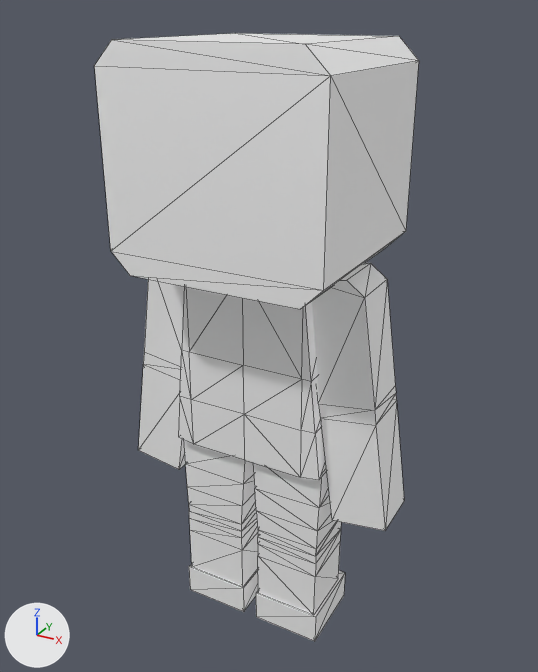
One commit to the glTF model output/pawn/0/Pawn_0.glb: the scene before it, then after it.
Rendered twice from a 50 mm camera at (1.1, -1.97, 2.09) aimed at (0.04, -0.05, 1.12). Every picture has the same lights, and +X, +Y and +Z are marked at lower left. Mesh edges are drawn as thin lines. Where no turn or scale is listed for an object, it has been applied to the vertices.

In view in the first picture: 'M_0000_body', 'M_0000_hair'.
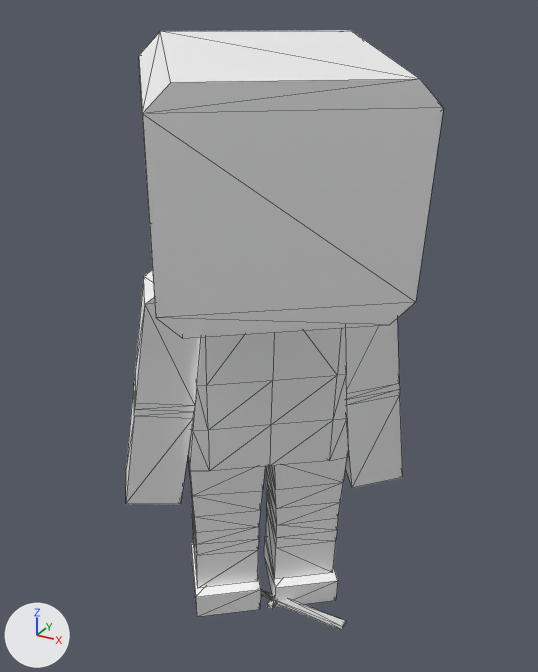
What the commit changed:
Mesh me_mesh_003 is new.
It consists of a box spanning x -0.14..0.14, y -0.017..0.017, z -0.015..-0.001; a box spanning x -0.157..-0.133, y -0.051..0.051, z -0.017..0.001; a box spanning x -0.233..-0.151, y -0.011..0.011, z -0.012..-0.003.
Object 'M_0000_hair' (ob_m_0000_hair) moves from (0.0, 0.0, 0.668) to (0.0, 0.0, 0.652).
Object 'M_0000_hair' (ob_m_0000_hair) turns from (0, 0, 90) to (0, 8, -52) degrees about x, y and z.
Object 'M_0000_body' (ob_m_0000_body) moves from (0.0, 0.0, 0.668) to (0.0, 0.0, 0.652).
Object 'M_0000_body' (ob_m_0000_body) turns from (0, 0, 90) to (0, 8, -52) degrees about x, y and z.
Object 'Box001' (ob_box001) is new; it shows me_mesh_003.
Its location is (0.193, -0.001, 0.008).

Location of each change, [x1, y1, x2, y2] in pixels of the pictures (538 x 672 px):
'M_0000_hair', moved, turned
    before: [94, 33, 419, 309]
    after: [139, 30, 444, 338]
'M_0000_body', moved, turned
    before: [138, 263, 404, 641]
    after: [126, 270, 403, 617]
'Box001', added
    after: [261, 590, 346, 630]
